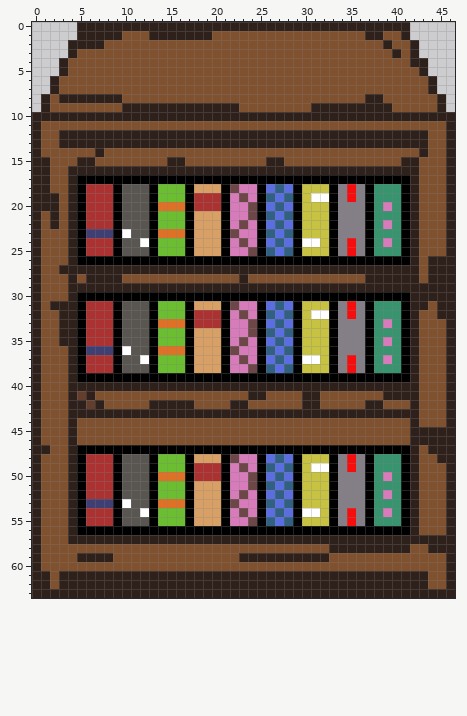
A pixel-art file gets an edit: Assets/Game Assets/Cabin/Bookshelf/bookshelf.aseprite. Above, as it was before the edit.
64x64 pixels, 1 frame. The old version is drawn lined up with the new one, on the new canvas.
The same view after the edit:
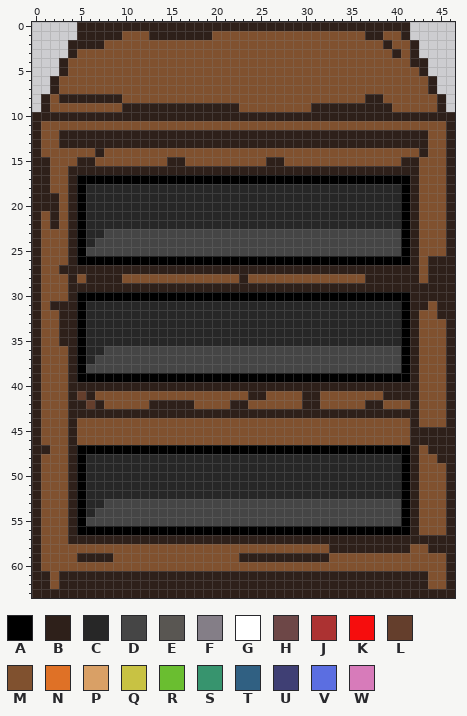
Palette (. is transparent): A #000000  B #2e201a  C #272727  D #454545  E #595652  F #847e87  G #ffffff  H #6d4747  J #ac3232  K #f60d0d  L #643e2c  M #80512f  N #df7126  P #d9a066  Q #c8c243  R #6abe30  S #37946e  T #306082  U #3f3f74  V #5b6ee1  W #d77bba
Changes in this commit:
canvas 64x64 -> 47x64, the old top-left corner now at -8,0 (the part of the old canvas that was cut away was empty and is not shown)
Changed rows in their new state; - is an unchanged pixel.
first column x 6:
18 CCCCCCCCCCCCCCCCCCCCCCCCCCCCCCCCCCC
19 CCCCCCCCCCCCCCCCCCCCCCCCCCCCCCCCCCC
20 CCCCCCCCCCCCCCCCCCCCCCCCCCCCCCCCCCC
21 CCCCCCCCCCCCCCCCCCCCCCCCCCCCCCCCCCC
22 CCCCCCCCCCCCCCCCCCCCCCCCCCCCCCCCCCC
23 CCDDDDDDDDDDDDDDDDDDDDDDDDDDDDDDDDD
24 CDDDDDDDDDDDDDDDDDDDDDDDDDDDDDDDDDD
25 DDDDDDDDDDDDDDDDDDDDDDDDDDDDDDDDDDD
first column x 6:
31 CCCCCCCCCCCCCCCCCCCCCCCCCCCCCCCCCCC
32 CCCCCCCCCCCCCCCCCCCCCCCCCCCCCCCCCCC
33 CCCCCCCCCCCCCCCCCCCCCCCCCCCCCCCCCCC
34 CCCCCCCCCCCCCCCCCCCCCCCCCCCCCCCCCCC
35 CCCCCCCCCCCCCCCCCCCCCCCCCCCCCCCCCCC
36 CCDDDDDDDDDDDDDDDDDDDDDDDDDDDDDDDDD
37 CDDDDDDDDDDDDDDDDDDDDDDDDDDDDDDDDDD
38 DDDDDDDDDDDDDDDDDDDDDDDDDDDDDDDDDDD
first column x 6:
48 CCCCCCCCCCCCCCCCCCCCCCCCCCCCCCCCCCC
49 CCCCCCCCCCCCCCCCCCCCCCCCCCCCCCCCCCC
50 CCCCCCCCCCCCCCCCCCCCCCCCCCCCCCCCCCC
51 CCCCCCCCCCCCCCCCCCCCCCCCCCCCCCCCCCC
52 CCCCCCCCCCCCCCCCCCCCCCCCCCCCCCCCCCC
53 CCDDDDDDDDDDDDDDDDDDDDDDDDDDDDDDDDD
54 CDDDDDDDDDDDDDDDDDDDDDDDDDDDDDDDDDD
55 DDDDDDDDDDDDDDDDDDDDDDDDDDDDDDDDDDD
